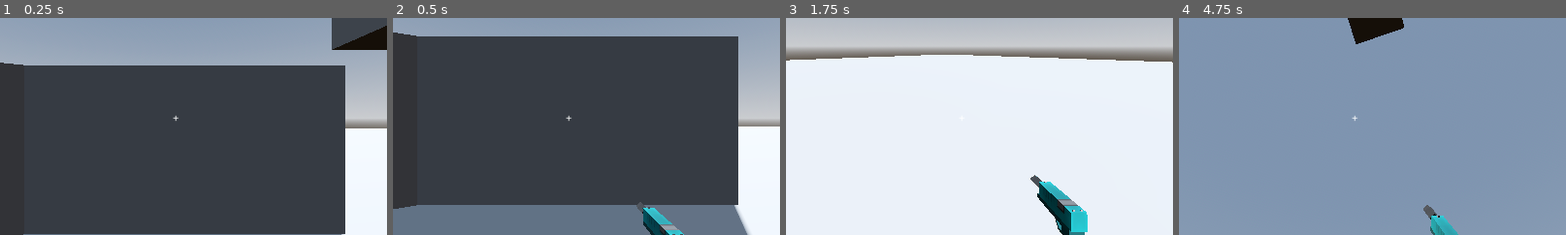
Above: before the commit, frames 1-4 (left to right).
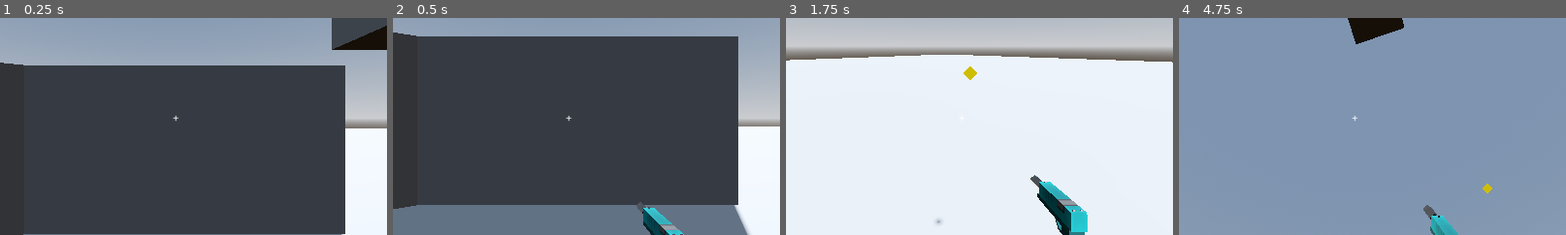
Above: after the commit, the same moments.

Repository: TheoLomeuBraga/kill-the-tower-boss
Game: Godot game, scene res://player/test_level.tscn
Two runs of this game, one before a commit and one after it. Both use one fixed random seed, a clock stepped at 60 frames per second and the inputs below. The project has no main scene, so this scene is started directly.
Inputs (mouse positions are % of the whole screen's width and height, from its top left):
- Up to frame 1 (0.25 s): no input
- Up to frame 2 (0.5 s): no input
- Up to frame 3 (1.75 s): move the mouse to (72, 45) at 0.52 s; press the mouse at (72, 45) at 0.53 s; hold D (right) 0.53-1.28 s; tap Space (jump) at 0.77, 1.52 s; move the mouse to (30, 55) at 1.27 s; release the mouse at (30, 55) at 1.28 s; hold S (back) from 1.28 s (still down); tap W (foward) at 1.35 s; click (30, 55) at 1.55 s
- Up to frame 4 (4.75 s): move the mouse to (60, 28) at 2.02 s; release S (back) at 2.03 s; press the mouse at (60, 28) at 2.03 s; hold D (right) 2.03-3.53 s; tap Down (look_down) at 2.1 s; move the mouse to (45, 70) at 2.77 s; release the mouse at (45, 70) at 2.78 s; tap Left (look_left) at 2.85 s; tap Space (jump) at 3.02, 3.77, 4.52 s; click (45, 70) at 3.05 s; move the mouse to (80, 65) at 3.52 s; press the mouse at (80, 65) at 3.53 s; hold A (left) from 3.53 s (still down); tap Right (look_right) at 3.6 s; move the mouse to (20, 35) at 4.27 s; release the mouse at (20, 35) at 4.28 s; tap Up (look_up) at 4.35 s; click (20, 35) at 4.55 s
The pictures show only the part of the screen within x 27-77%, y 27-77%; the shares and areas given below are measured in that part.

Frames 1-2 are identical in both runs. In frame 3, 0.2% of the frame differs, in the area x 38-50%, y 22-96%; in frame 4, less than 0.1%.

Commit message:
start gun implementation

Diff:
--- a/player/gun_control.gd
+++ b/player/gun_control.gd
@@ -8,7 +8,7 @@
 @export var inventory : Array[GunInfo]
 @export var current_wepon : int = 0
 
-
+@export var target_raycast : RayCast3D
 
 func set_gun(no : int) -> void:
 	if current_wepon == min(no,inventory.size() -1):
@@ -20,6 +20,17 @@
 	player_model.gun.shot = true
 	if inventory[current_wepon].special_type == "grapple":
 		player_movement.launch_grapple()
+	else:
+		var projectile : ProjectBehavior = ProjectBehavior.new()
+		add_child(projectile)
+		projectile.global_position = player_model.gun.muzle.global_position
+		if target_raycast.is_colliding():
+			projectile.look_at(target_raycast.get_collision_point())
+		else:
+			projectile.global_basis = player_model.gun.muzle.global_basis
+
+		projectile.data = inventory[current_wepon].projectile_info
+		projectile.start()
 
 func _process(delta: float) -> void:
 	if Input.is_action_just_pressed("wepon_1"):
--- a/player/gun_data/bullet_info.gd
+++ /dev/null
@@ -1,6 +0,0 @@
-extends Resource
-class_name BulletInfo
-
-@export var damage : int = 100
-@export var speed : float = -1
-@export var life_time : float = 10.0
--- a/player/player.tscn
+++ b/player/player.tscn
@@ -3,19 +3,32 @@
 [ext_resource type="Script" uid="uid://hird11mmihta" path="res://player/player_movement.gd" id="1_oul6g"]
 [ext_resource type="PackedScene" uid="uid://cy1o6s4fa4vaf" path="res://player/player_model/player_model.tscn" id="1_rkbax"]
 [ext_resource type="Script" uid="uid://sph487wn7ajs" path="res://player/gun_control.gd" id="2_g1dw6"]
-[ext_resource type="Script" uid="uid://5ihhl4vr45q5" path="res://player/gun_data/gun_info.gd" id="3_qjkh3"]
-[ext_resource type="Script" uid="uid://dsfbwvui8fvt4" path="res://player/gun_data/bullet_info.gd" id="4_g6k8r"]
+[ext_resource type="Script" uid="uid://5ihhl4vr45q5" path="res://scripts/gun_info.gd" id="3_qjkh3"]
+[ext_resource type="Script" uid="uid://dsfbwvui8fvt4" path="res://scripts/projectile_info.gd" id="4_qjkh3"]
 
 [sub_resource type="CapsuleShape3D" id="CapsuleShape3D_kqu6x"]
 
+[sub_resource type="StandardMaterial3D" id="StandardMaterial3D_g6k8r"]
+shading_mode = 0
+albedo_color = Color(0.68235296, 0.6039216, 0, 1)
+
+[sub_resource type="SphereMesh" id="SphereMesh_g6k8r"]
+material = SubResource("StandardMaterial3D_g6k8r")
+radius = 0.04
+height = 0.08
+radial_segments = 4
+rings = 1
+
 [sub_resource type="Resource" id="Resource_boad6"]
-script = ExtResource("4_g6k8r")
+script = ExtResource("4_qjkh3")
+speed = 10.0
+mesh = SubResource("SphereMesh_g6k8r")
 metadata/_custom_type_script = "uid://dsfbwvui8fvt4"
 
 [sub_resource type="Resource" id="Resource_rgyib"]
 script = ExtResource("3_qjkh3")
 name = "pistol"
-bullet_info = SubResource("Resource_boad6")
+projectile_info = SubResource("Resource_boad6")
 metadata/_custom_type_script = "uid://5ihhl4vr45q5"
 
 [sub_resource type="Resource" id="Resource_hg6s5"]
@@ -51,12 +64,13 @@
 [node name="RayCast3D" type="RayCast3D" parent="Camera3D" unique_id=220714997]
 target_position = Vector3(0, 0, -100)
 
-[node name="GunControl" type="Node" parent="Camera3D" unique_id=816634884 node_paths=PackedStringArray("body", "player_movement", "player_model")]
+[node name="GunControl" type="Node" parent="Camera3D" unique_id=816634884 node_paths=PackedStringArray("body", "player_movement", "player_model", "target_raycast")]
 script = ExtResource("2_g1dw6")
 body = NodePath("../..")
 player_movement = NodePath("../../PlayerMovement")
 player_model = NodePath("../PlayerModel")
 inventory = Array[ExtResource("3_qjkh3")]([SubResource("Resource_rgyib"), SubResource("Resource_hg6s5")])
+target_raycast = NodePath("../RayCast3D")
 
 [node name="HUD" type="Control" parent="." unique_id=627942019]
 layout_mode = 3
--- /dev/null
+++ b/scripts/global_enums.gd
@@ -0,0 +1,4 @@
+extends Node
+class_name GlobalEnums
+
+enum Faction {FRIENDLY,ENEMY}
--- a/player/gun_data/gun_info.gd
+++ b/scripts/gun_info.gd
@@ -10,4 +10,4 @@
 @export var reload_time : float = 2.0
 @export var spread : float = 0.2
 
-@export var bullet_info : BulletInfo = BulletInfo.new()
+@export var projectile_info : ProjectileInfo = ProjectileInfo.new()
--- /dev/null
+++ b/scripts/project_behavior.gd
@@ -0,0 +1,30 @@
+extends Node3D
+class_name ProjectBehavior
+
+@export var data : ProjectileInfo = ProjectileInfo.new()
+
+var model : MeshInstance3D
+var ray : RayCast3D
+var shape : ShapeCast3D
+
+var progression : float = 0.0
+
+func start() -> void:
+	model = MeshInstance3D.new()
+	model.mesh = data.mesh
+	add_child(model)
+
+	if data.speed < 0.0:
+		pass
+	else:
+		pass
+
+
+func _physics_process(delta: float) -> void:
+	if data.speed < 0.0:
+		pass
+	else:
+		model.position.z -= data.speed * delta
+
+		if data.range < model.position.length():
+			queue_free()
--- /dev/null
+++ b/scripts/projectile_info.gd
@@ -0,0 +1,9 @@
+extends Resource
+class_name ProjectileInfo
+
+@export var damage : int = 100
+@export var speed : float = -1
+@export var range : float = 10.0
+@export var faction : GlobalEnums.Faction
+@export var mesh : Mesh
+@export var shape_size : float = 0.1
--- /dev/null
+++ b/scripts/stats.gd
@@ -0,0 +1,25 @@
+extends Node
+class_name Stats
+
+signal healed(int)
+signal damaged(int)
+signal dead()
+
+var max_health : int = 100
+var health : int = 100 :
+	set(value):
+
+		if value == health:
+			return
+
+		var new_health : int = clamp(value,0,max_health)
+
+		if new_health > health:
+			damaged.emit(abs(new_health - health))
+		elif new_health < health:
+			healed.emit(abs(new_health - health))
+		if new_health == 0:
+			dead.emit()
+
+
+		health = new_health
Binary file changed: player/guns/pistol/pistol.glb
Not shown, added: scripts/global_enums.gd.uid
Renamed: player/gun_data/gun_info.gd.uid -> scripts/gun_info.gd.uid
Not shown, added: scripts/project_behavior.gd.uid
Renamed: player/gun_data/bullet_info.gd.uid -> scripts/projectile_info.gd.uid
Not shown, added: scripts/stats.gd.uid
Not shown, changed: player/guns/pistol/pistol.blend
Not shown, changed: player/guns/pistol/pistol.blend1
